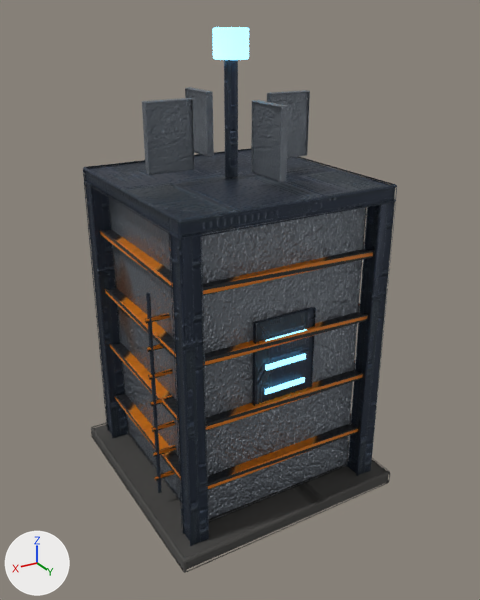
An edit to the glTF model game/assets/world/aetherfall/landmarks/relay_annex.glb, drawn before and after from the same camera.
One viewpoint serves both versions: a 50 mm camera at (6.1, 10.46, 9.01) aimed at (-0.02, 0.26, 3.91). The axes (+X, +Y, +Z) are drawn at lower left. The lights are the same throughout. The picture after the commit comes second. Where no turn or scale is listed for an object, it has been applied to the vertices.

The first picture shows 'RelayAnnexCore', 'RelayAnnexCrown', 'RelayAnnexFoundation', 'RelayBand_1.3', 'RelayBand_2.55', 'RelayBand_3.8', 'RelayBand_5.05', 'RelayButtress_-1.92-1.92', 'RelayButtress_1.92-1.92', 'RelayButtress_1.921.92', 'RelayLadderRung_0.9', 'RelayLadderRung_1.45', 'RelayLadderRung_2.0', 'RelayLadderRung_2.55', 'RelayLadderRung_3.1', 'RelayLadderRung_3.65', 'RelayLadderRung_4.2', 'RelayStatusPanel', 'RelayVane_1.5707963267948966', 'RelayVane_3.141592653589793' and 8 more.
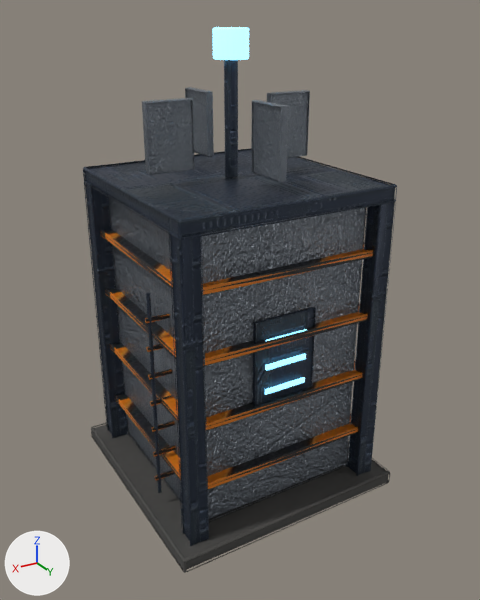
What differs and where, as boxes [x1, y1, x2, y2] in the pictures (480 x 600 px):
```json
{"object": "RelayBand_1.3", "change": "surface changed", "before": [114, 394, 358, 490], "after": [114, 394, 358, 490]}
{"object": "RelayBand_5.05", "change": "surface changed", "before": [100, 229, 373, 295], "after": [100, 229, 373, 295]}
{"object": "RelayBand_2.55", "change": "surface changed", "before": [110, 343, 363, 431], "after": [110, 343, 363, 431]}
{"object": "RelayBand_3.8", "change": "surface changed", "before": [105, 288, 368, 365], "after": [105, 288, 368, 365]}
{"object": "RelayLadderRung_4.2", "change": "surface changed", "before": [145, 313, 170, 323], "after": [145, 313, 170, 323]}
{"object": "RelayLadderRung_3.1", "change": "surface changed", "before": [148, 369, 172, 380], "after": [148, 369, 172, 380]}
{"object": "RelayLadderRung_1.45", "change": "surface changed", "before": [153, 445, 176, 457], "after": [153, 445, 176, 457]}
{"object": "RelayLadderRung_2.0", "change": "surface changed", "before": [152, 421, 175, 432], "after": [152, 421, 175, 432]}
{"object": "RelayLadderRung_0.9", "change": "surface changed", "before": [154, 470, 175, 481], "after": [154, 470, 175, 481]}
{"object": "RelayLadderRung_2.55", "change": "surface changed", "before": [150, 395, 173, 406], "after": [150, 395, 173, 406]}
{"object": "RelayLadderRung_3.65", "change": "surface changed", "before": [147, 344, 163, 352], "after": [147, 344, 163, 352]}
```

Edits to the scene script, one JSON object a line:
```json
{"op": "add", "block": "img_9a09f741ed8ae1f458da0493cbe768f4ebb4b16cf1f42bcda63eaebb1b7e82f9_jpg", "code": ["img_9a09f741ed8ae1f458da0493cbe768f4ebb4b16cf1f42bcda63eaebb1b7e82f9_jpg = load_image('9a09f741ed8ae1f458da0493cbe768f4ebb4b16cf1f42bcda63eaebb1b7e82f9.jpg', '../textures/9a09f741ed8ae1f458da0493cbe768f4ebb4b16cf1f42bcda63eaebb1b7e82f9.jpg', 215, 215, 'Non-Color')"]}
{"op": "add", "block": "img_ccbd9160818fea0faed4f97b417448172eafca656be6de5bd4f399953be9e2b5_jpg", "code": ["img_ccbd9160818fea0faed4f97b417448172eafca656be6de5bd4f399953be9e2b5_jpg = load_image('ccbd9160818fea0faed4f97b417448172eafca656be6de5bd4f399953be9e2b5.jpg', '../textures/ccbd9160818fea0faed4f97b417448172eafca656be6de5bd4f399953be9e2b5.jpg', 215, 215, 'sRGB')"]}
{"op": "add", "block": "img_c1e9ff5d8fb5395524c2388190260bcff832e7392532811c9c5b262b5ed4a001_jpg", "code": ["img_c1e9ff5d8fb5395524c2388190260bcff832e7392532811c9c5b262b5ed4a001_jpg = load_image('c1e9ff5d8fb5395524c2388190260bcff832e7392532811c9c5b262b5ed4a001.jpg', '../textures/c1e9ff5d8fb5395524c2388190260bcff832e7392532811c9c5b262b5ed4a001.jpg', 215, 215, 'Non-Color')"]}
{"block": "mat_landmarkhazard", "change": "nodes: BsdfPrincipled, Mapping x3, NormalMap, OutputMaterial, SeparateColor, TexImage x3, UVMap x3"}
{"block": "mat_landmarkhazard", "change": "uses the picture img_aetherfall_hazard"}
{"block": "mat_landmarkhazard", "change": "uses the picture img_aetherfall_hazard_normal"}
{"block": "mat_landmarkhazard", "change": "uses the picture img_aetherfall_hazard_orm"}
{"block": "mat_landmarkhazard", "change": "nodes: BsdfPrincipled, NormalMap, OutputMaterial, SeparateColor, TexImage x3"}
{"block": "mat_landmarkhazard", "change": "uses the picture img_9a09f741ed8ae1f458da0493cbe768f4ebb4b16cf1f42bcda63eaebb1b7e82f9_jpg"}
{"block": "mat_landmarkhazard", "change": "uses the picture img_c1e9ff5d8fb5395524c2388190260bcff832e7392532811c9c5b262b5ed4a001_jpg"}
{"block": "mat_landmarkhazard", "change": "uses the picture img_ccbd9160818fea0faed4f97b417448172eafca656be6de5bd4f399953be9e2b5_jpg"}
```
